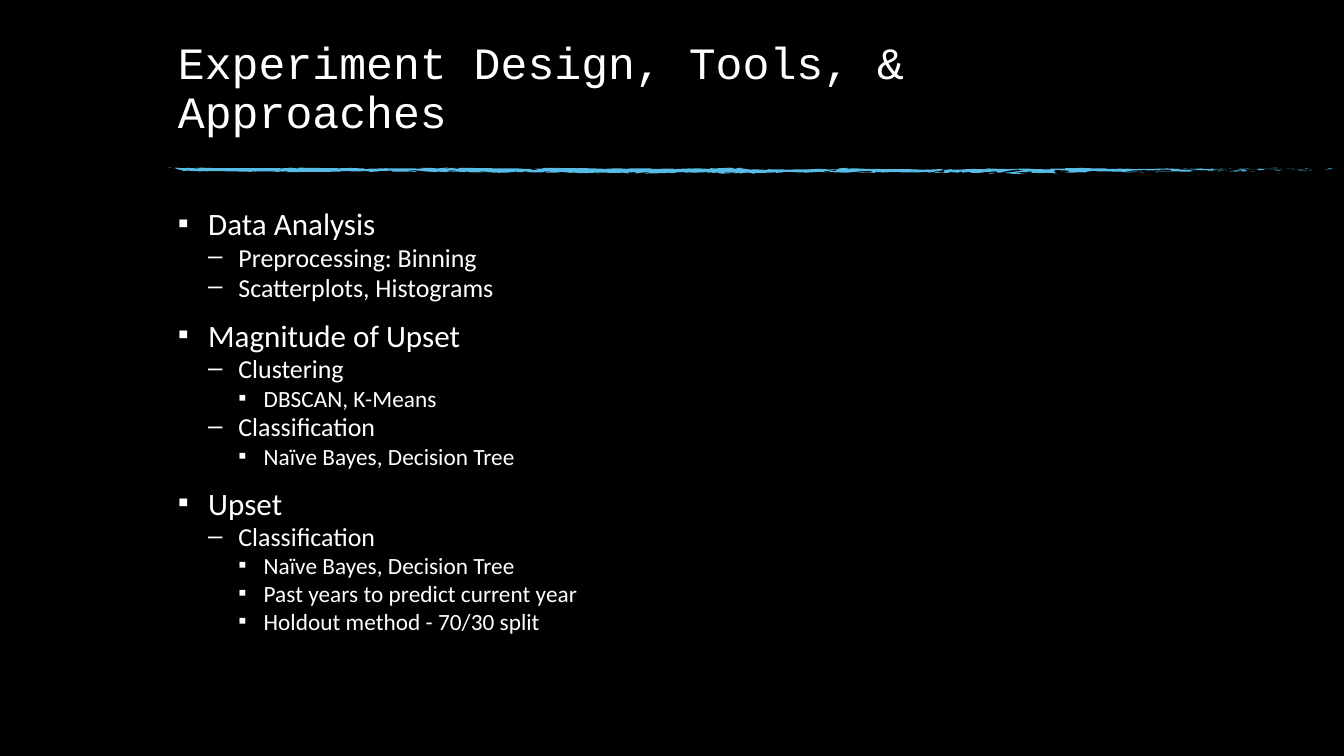
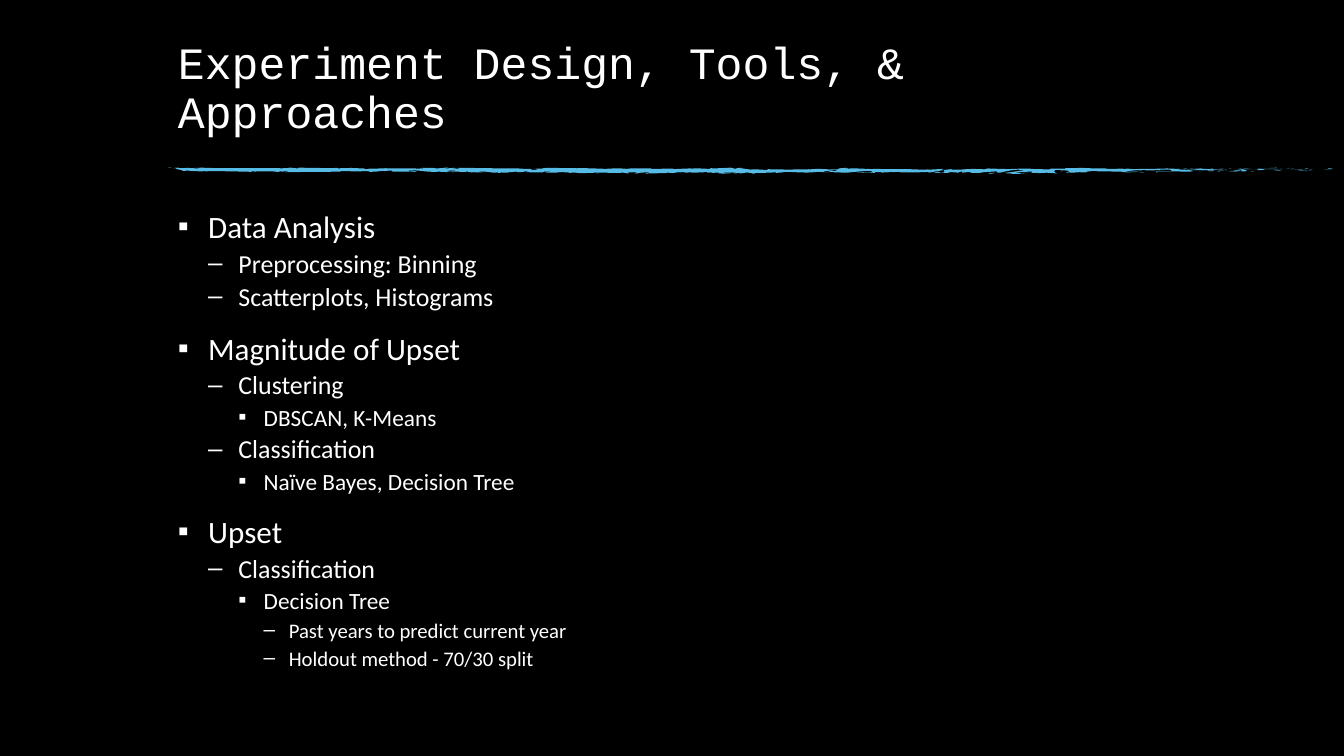
Before and after one commit to msnyde8/Graduate_Project-Upset_Potential, a slide deck: slide 5 of Upset Potential in the NFL.pptx. Drawn at 1344x756 pixels with LibreOffice and Linux fonts; fonts in the diff are those of the drawing; background and template pictures are left out. Boxes give left, top, right and bottom in pixels: in the first picture for what was removed or moved away, otherwise in the second. Text is boxed around its words. In the diff, an @@ line names an element or a change of style, - is before the commit and + after.

Commit message:
Updates at work to paper with new upset classification data and slides to match

```diff
--- a/Upset Potential in the NFL.pptx
+++ b/Upset Potential in the NFL.pptx
@@ text at (208, 216, 567, 670): size 16.6 to 14.8 pt in "Past years to predict current year", "Holdout method - 70/30 split"; line spacing 0.7 to 0.8; bullet ▪ to –; list level 3 to 4 in "Past years to predict current ..."; list level 3 to 4 in "Holdout method - 70/30 split" @@
@@ text at (264, 593, 390, 609): text changed @@
-    ▪ Naïve Bayes, Decision Tree
+    ▪ Decision Tree
```
Also in this commit, not shown: 11 other slides changed, 1 slide added, 6 slides removed, 1 other file.
